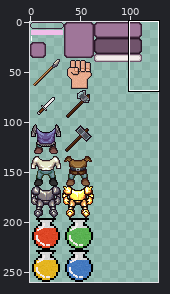
Two versions of one sprite sheet, public/res/hud.png. Above: a wide view before the commit, with the close-up outlined.
Close-up. Before the commit:
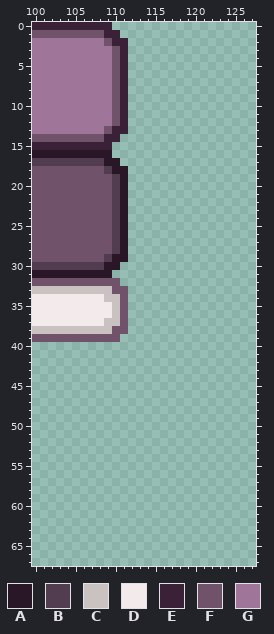
The file is 128x260 pixels. Colours within 5 levels of each other are drawn and written as one. Shown: x 100..127, y 0..67.
Palette (. is transparent): A #291727  B #523c4f  C #cac1c1  D #f3ebeb  E #3b2137  F #70536b  G #9f7699
Pixels before, first column x 100:
 0 EEEEEEEEEE..
 1 FFFFFFFFFEE.
 2 GGGGGGGGGFEE
 3 GGGGGGGGGGFE
 4 GGGGGGGGGGFE
 5 GGGGGGGGGGFE
 6 GGGGGGGGGGFE
 7 GGGGGGGGGGFE
 8 GGGGGGGGGGFE
 9 GGGGGGGGGGFE
10 GGGGGGGGGGFE
11 GGGGGGGGGGFE
12 GGGGGGGGGGFE
13 GGGGGGGGGFEE
14 FFFFFFFFFEE.
15 EEEEEEEEEE..
16 AAAAAAAAAA..
17 BBBBBBBBBAA.
18 FFFFFFFFFBAA
19 FFFFFFFFFFBA
20 FFFFFFFFFFBA
21 FFFFFFFFFFBA
22 FFFFFFFFFFBA
23 FFFFFFFFFFBA
24 FFFFFFFFFFBA
25 FFFFFFFFFFBA
26 FFFFFFFFFFBA
27 FFFFFFFFFFBA
28 FFFFFFFFFFBA
29 FFFFFFFFFBAA
30 BBBBBBBBBAA.
31 AAAAAAAAAA..
32 FFFFFFFFFFF.
33 CCCCCCCCCCFF
34 DDDDDDDDDCCF
35 DDDDDDDDDDCF
36 DDDDDDDDDDCF
37 DDDDDDDDDCCF
38 CCCCCCCCCCFF
39 FFFFFFFFFFF.
The same view after the edit:
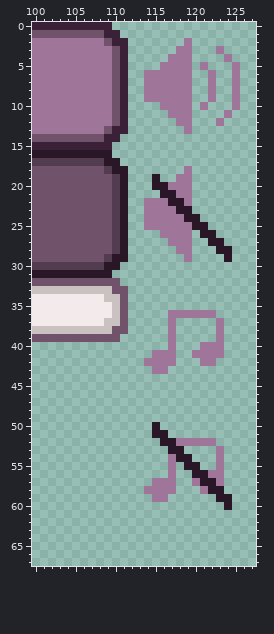
The exact change:
The author put colour A in row 19 at x 115; in row 20 at x 115 to 116; in row 21 at x 116 to 117; in row 22 at x 117 to 118; in row 23 at x 118 to 119; in row 24 at x 119 to 120.
The author put colour A in row 25 at x 120 to 121; in row 26 at x 121 to 122; in row 27 at x 122 to 123; in row 28 at x 123 to 124; in row 29 at x 124; in row 50 at x 115.
The author put colour A in row 51 at x 115 to 116; in row 52 at x 116 to 117; in row 53 at x 117 to 118; in row 54 at x 118 to 119; in row 55 at x 119 to 120; in row 56 at x 120 to 121.
The author put colour A in row 57 at x 121 to 122; in row 58 at x 122 to 123; in row 59 at x 123 to 124; in row 60 at x 124.
The author put colour G in row 2 at x 119; in row 3 at x 118 to 119 and 123; in row 4 at x 117 to 119 and 124; in row 5 at x 116 to 119, 121 and 125; in rows 6 to 9 at x 114 to 119, 122 and 125; in row 10 at x 116 to 119, 121 and 125.
The author put colour G in row 11 at x 117 to 119 and 124; in row 12 at x 118 to 119 and 123; in row 13 at x 119; in row 18 at x 119; in row 19 at x 118 to 119; in row 20 at x 117 to 119.
The author put colour G in row 21 at x 118 to 119; in row 22 at x 114 to 116 and 119; in row 23 at x 114 to 117; in row 24 at x 114 to 118; in row 25 at x 114 to 119; in row 26 at x 116 to 119.
The author put colour G in row 27 at x 117 to 119; in row 28 at x 118 to 119; in row 29 at x 119; in row 36 at x 117 to 122; in rows 37 to 39 at x 117 and 123; in row 40 at x 117 and 121 to 123.
The author put colour G in row 41 at x 115 to 117 and 120 to 123; in row 42 at x 114 to 117 and 121 to 122; in row 43 at x 115 to 116; in row 52 at x 118 to 122; in row 53 at x 123; in rows 54 to 55 at x 117 and 123.
The author put colour G in row 56 at x 117 and 122 to 123; in row 57 at x 115 to 117, 120 and 123; in row 58 at x 114 to 117 and 121; in row 59 at x 115 to 116.
Changed places in both close-ups, as pixel boxes (x1, y1, x2, y2):
added: (144, 38, 240, 134)
added: (144, 166, 232, 262)
added: (144, 310, 224, 374)
added: (144, 422, 232, 510)
